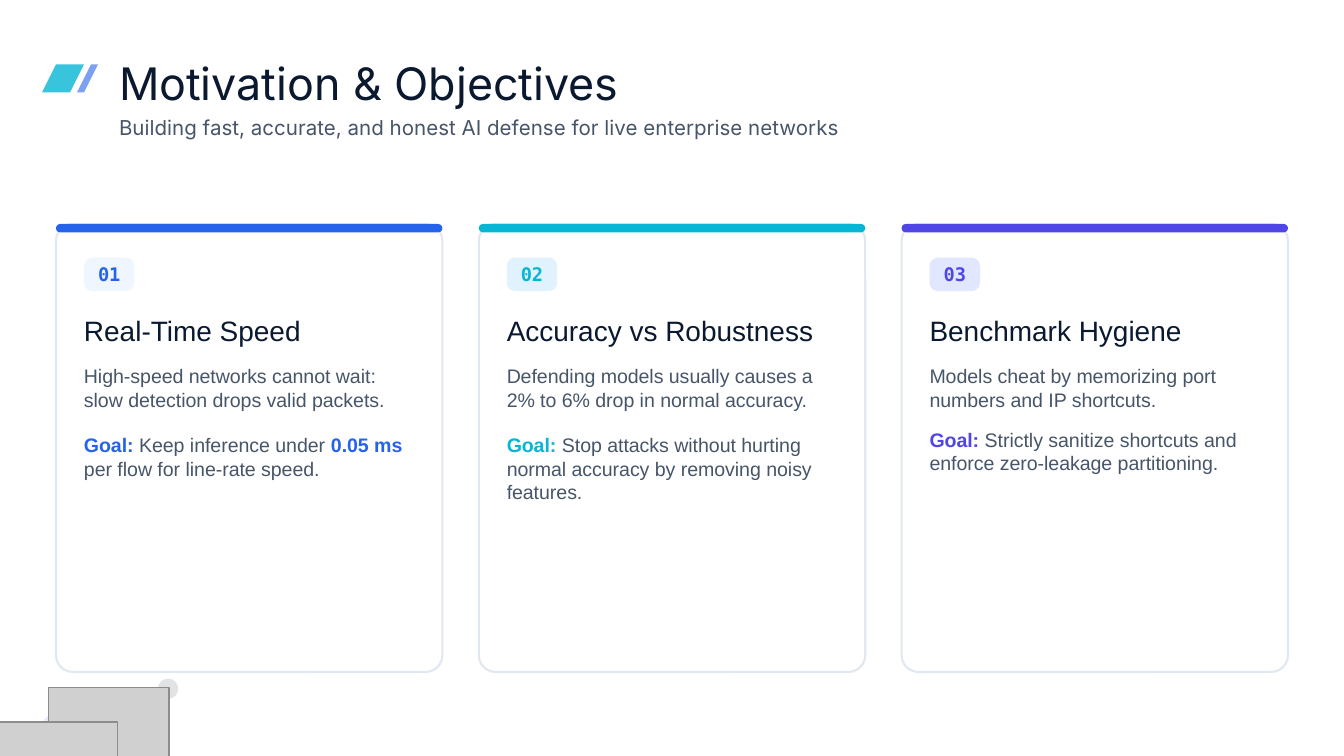
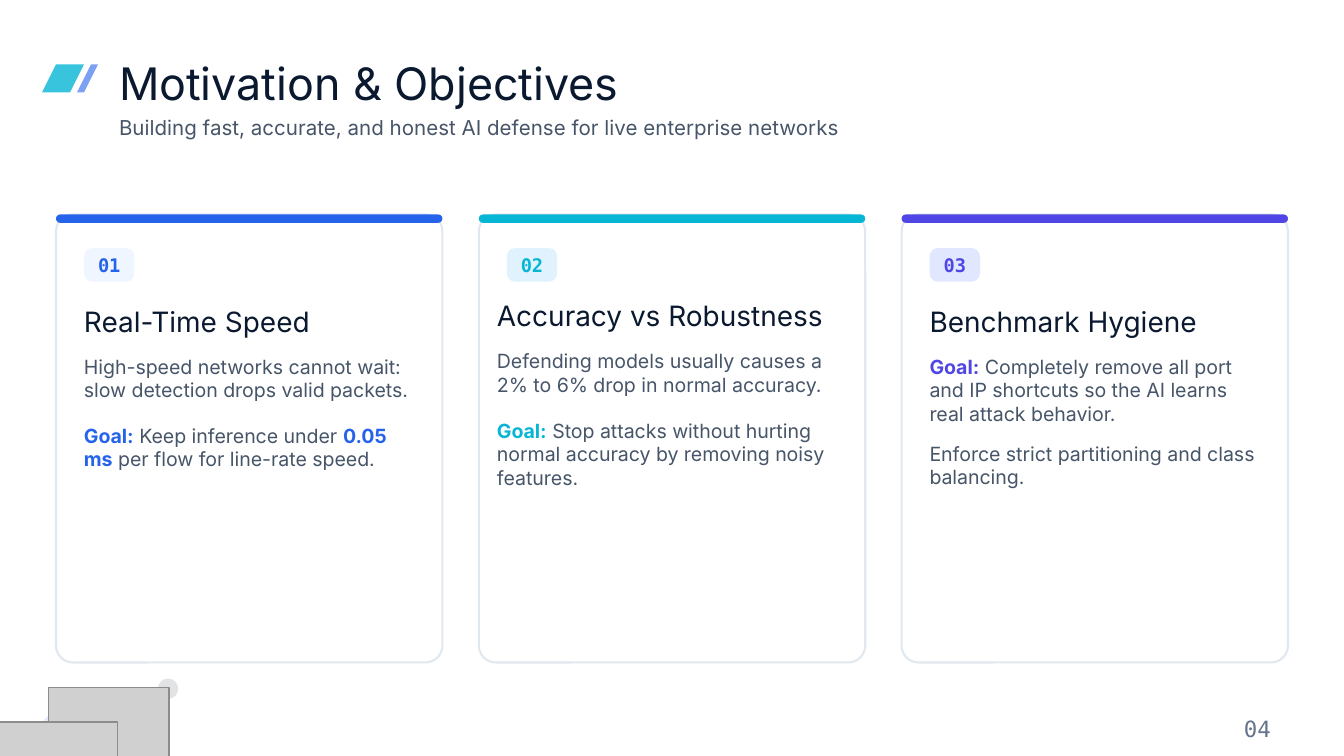
Before and after one commit to sadman128/aml_rocm_native, a slide deck: slide 4 of docs/pre_defense/predefense.pptx. Drawn at 1344x756 pixels with LibreOffice and Linux fonts; fonts in the diff are those of the drawing; grey boxes stand for pictures; background and template pictures are left out. Boxes give left, top, right and bottom in pixels: in the first picture for what was removed or moved away, otherwise in the second. Text is boxed around its words. In the diff, an @@ line names an element or a change of style, - is before the commit and + after.

```diff
--- a/docs/pre_defense/predefense.pptx
+++ b/docs/pre_defense/predefense.pptx
@@ text "Accuracy vs Robustness" at bbox=[497, 305, 824, 485]: font Arial to Inter @@
@@ text "Accuracy vs Robustness": place and size @@
-text "Accuracy vs Robustness" at bbox=[507, 320, 813, 499]
+text "Accuracy vs Robustness" at bbox=[497, 305, 824, 485]
@@ text "Real-Time Speed" at bbox=[84, 311, 408, 470]: font Arial to Inter @@
@@ 9 rounded rectangles, 5 texts: place and size @@
-9 rounded rectangles, 5 texts at bbox=[56, 224, 1289, 672]
+9 rounded rectangles, 5 texts at bbox=[56, 215, 1289, 663]
@@ text at bbox=[930, 311, 1197, 338]: font Arial to Inter in "Benchmark Hygiene" @@
@@ text at bbox=[930, 359, 1254, 488]: text changed; font Arial to Inter @@
-Models cheat by memorizing port numbers and IP shortcuts.
-Goal: Strictly sanitize shortcuts and enforce zero-leakage partitioning.
+Goal: Completely remove all port and IP shortcuts so the AI learns real attack behavior.
+Enforce strict partitioning and class balancing.
@@ text added at bbox=[1244, 720, 1271, 738], 12 pt, text #64748B @@
+04
```
Also in this commit, not shown: 11 other slides changed, 3 slides added, 2 slides removed, 53 other files.
